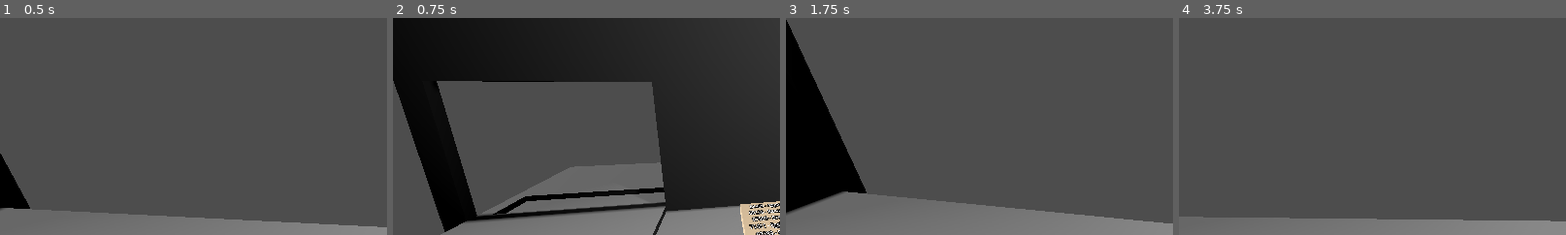
Above: before the commit, frames 1-4 (left to right).
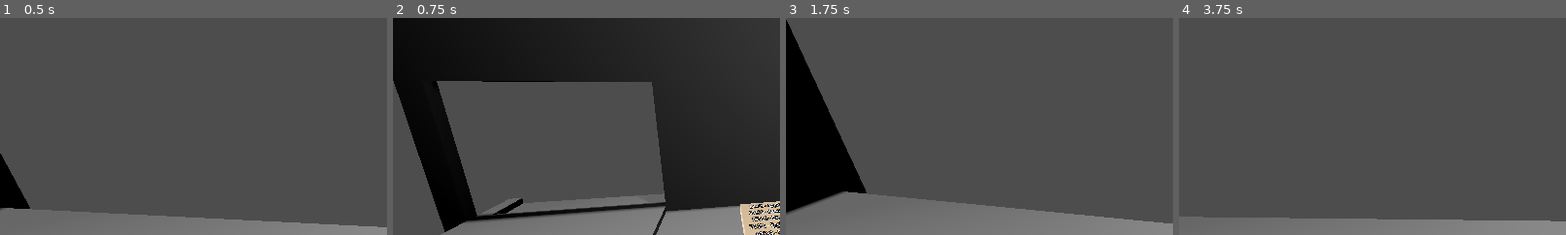
Above: after the commit, the same moments.

Repository: KristenKaiser/BadIdeas2026
Game: Godot game, scene res://Scenes/Main.tscn
Two runs of this game, one before a commit and one after it. Both use one fixed random seed, a clock stepped at 60 frames per second and the inputs below.
Inputs (mouse positions are % of the whole screen's width and height, from its top left):
- Up to frame 1 (0.5 s): no input
- Up to frame 2 (0.75 s): tap Enter at 0.5 s; move the mouse to (72, 45) at 0.52 s; hold Right (ui_right) from 0.53 s (still down); click (72, 45) at 0.67 s
- Up to frame 3 (1.75 s): tap Space at 1.25 s; move the mouse to (30, 55) at 1.27 s; release Right (ui_right) at 1.28 s; hold Left (ui_left) from 1.28 s (still down)
- Up to frame 4 (3.75 s): move the mouse to (60, 28) at 2.02 s; release Left (ui_left) at 2.03 s; hold Right (ui_right) 2.03-3.53 s; tap Enter at 2.75 s; move the mouse to (45, 70) at 2.77 s; click (45, 70) at 2.92 s; tap Space at 3.5 s; move the mouse to (80, 65) at 3.52 s; hold Left (ui_left) from 3.53 s (still down)
The pictures show only the part of the screen within x 0-50%, y 16-66%; the shares and areas given below are measured in that part.

Frame 1 is identical in both runs. In frame 2, 4.8% of the frame differs, in the area x 30-71%, y 66-97%; in frame 3, less than 0.1%; in frame 4, nothing differs.

Commit message:
added grid to boxes

Diff:
--- a/bad-ideas-game-jam-2026/Scenes/Box.tscn
+++ b/bad-ideas-game-jam-2026/Scenes/Box.tscn
@@ -3,12 +3,20 @@
 [ext_resource type="Script" uid="uid://cdi0harqoraet" path="res://Scripts/box.gd" id="1_8s0t8"]
 
 [sub_resource type="BoxShape3D" id="BoxShape3D_42nxc"]
+resource_local_to_scene = true
 size = Vector3(0.3, 0.3, 0.3)
 
-[node name="CSGBox3D" type="CSGBox3D" node_paths=PackedStringArray("camera")]
+[node name="CSGBox3D" type="CSGBox3D" node_paths=PackedStringArray("camera", "box_interior", "collision_shape")]
 size = Vector3(0.3, 0.3, 0.3)
 script = ExtResource("1_8s0t8")
 camera = NodePath("Camera3D")
+sizes = Dictionary[String, Vector3i]({
+"Large": Vector3i(4, 1, 5),
+"Medium": Vector3i(3, 1, 3),
+"Small": Vector3i(2, 1, 3)
+})
+box_interior = NodePath("CSGBox3D2")
+collision_shape = NodePath("Area3D/CollisionShape3D")
 
 [node name="CSGBox3D2" type="CSGBox3D" parent="."]
 transform = Transform3D(1, 0, 0, 0, 1, 0, 0, 0, 1, 0, 0.015000001, 0)
--- a/bad-ideas-game-jam-2026/Scenes/Main.tscn
+++ b/bad-ideas-game-jam-2026/Scenes/Main.tscn
@@ -184,11 +184,10 @@
 transform = Transform3D(1, 0, 0, 0, 1, 0, 0, 0, 1, 0, 1.2, -0.2)
 
 [node name="Conveyer" parent="Center" instance=ExtResource("5_vy5pj")]
-transform = Transform3D(1, 0, 0, 0, 1, 0, 0, 0, 1, -0.4000001, -0.9, -2.5)
-size = Vector3(8.6, 1, 1.4)
+transform = Transform3D(1.456, 0, 0, 0, 1, 0, 0, 0, 1, -0.4000001, -0.9, -2.5)
 
 [node name="CSGBox3D" type="CSGBox3D" parent="Center/Conveyer"]
-transform = Transform3D(1, 0, 0, 0, -4.371139e-08, -1, 0, 1, -4.371139e-08, 3.0500004, 0.9499999, 0.099999666)
+transform = Transform3D(1.2499999, 0, 0, 0, -4.3711378e-08, -0.9999998, 0, 0.9999998, -4.3711378e-08, 2.191621, 0.9499996, 0.099999666)
 operation = 2
 size = Vector3(0.4, 1.4, 1)
 
--- a/bad-ideas-game-jam-2026/Scripts/box.gd
+++ b/bad-ideas-game-jam-2026/Scripts/box.gd
@@ -1,10 +1,23 @@
-extends Node3D
+extends CSGBox3D
 class_name Box
 
 enum State {ENTERING, CONVEYING, EXITING}
 var current_state : State
 @export var camera : Camera3D
+@export var sizes : Dictionary [String, Vector3i]
+var current_size: String
+@export var box_interior : CSGBox3D ##TODO only needed for whiteboxing
+@export var collision_shape : CollisionShape3D
 
+
+
+
+
+func _ready() -> void:
+	set_box_size("Small")
+	var grid : MeshInstance3D=  create_grid_mesh(Vector2i(sizes[current_size].x,sizes[current_size].z), Global.grid_size)
+	box_interior.add_child(grid)
+	grid.position = Vector3(-box_interior.size.x/2, -box_interior.size.y/2, -box_interior.size.z/2)
 
 
 func _process(delta: float) -> void:
@@ -18,6 +31,7 @@
 
 func entering(delta: float):
 	position.y -= Global.box_drop_speed * delta
+
 
 func conveying(delta: float):
 	position.x += Global.conveyer_speed *delta
@@ -37,3 +51,37 @@
 					Global.camera_manager.change_camera(camera, true)
 				elif Global.merch_manager.held_merch.is_empty() == false:
 					Global.merch_manager.place_held_merch(self, Vector3.ZERO)
+
+
+
+
+func set_box_size(box_size : String):
+	current_size = box_size
+	#var grid_size : Vector2 = sizes[box_size]
+	var size_vector : Vector3 = Vector3(sizes[box_size]) * Global.grid_size
+	var change_vector : Vector3 = size_vector/box_interior.size
+	size *= change_vector
+	box_interior.size = size_vector
+	collision_shape.shape.size *= change_vector
+
+
+func create_grid_mesh(grid_size: Vector2i, cell_size: float) -> MeshInstance3D:
+	var mesh_instance = MeshInstance3D.new()
+	var immediate_mesh = ImmediateMesh.new()
+	var mesh_material = StandardMaterial3D.new()
+	mesh_material.shading_mode = BaseMaterial3D.SHADING_MODE_UNSHADED
+	mesh_material.albedo_color = Color(1, 1, 1, 0.3)
+	mesh_material.transparency = BaseMaterial3D.TRANSPARENCY_ALPHA
+
+	immediate_mesh.surface_begin(Mesh.PRIMITIVE_LINES, mesh_material)
+	for i in range(0, grid_size.x + 1):
+		# Lines along X
+		immediate_mesh.surface_add_vertex(Vector3(i * cell_size, 0, 0))
+		immediate_mesh.surface_add_vertex(Vector3(i * cell_size, 0,  grid_size.y * cell_size))
+		# Lines along Z
+		immediate_mesh.surface_add_vertex(Vector3(0, 0, i * cell_size))
+		immediate_mesh.surface_add_vertex(Vector3( grid_size.x * cell_size, 0, i * cell_size))
+	immediate_mesh.surface_end()
+
+	mesh_instance.mesh = immediate_mesh
+	return mesh_instance
--- a/bad-ideas-game-jam-2026/Scripts/box_dropper.gd
+++ b/bad-ideas-game-jam-2026/Scripts/box_dropper.gd
@@ -8,6 +8,7 @@
 func drop_box():
 	print("drop box")
 	var new_box : Box = BOX.instantiate()
+	new_box.set_box_size("Medium")
 
 	Global.box_manager.add_box(new_box)
 	new_box.global_position = global_position
@@ -17,5 +18,4 @@
 func _unhandled_input(event: InputEvent) -> void:
 	if event is InputEventKey:
 		if event is InputEventKey and event.pressed and event.keycode == 66:
-
 			drop_box()
